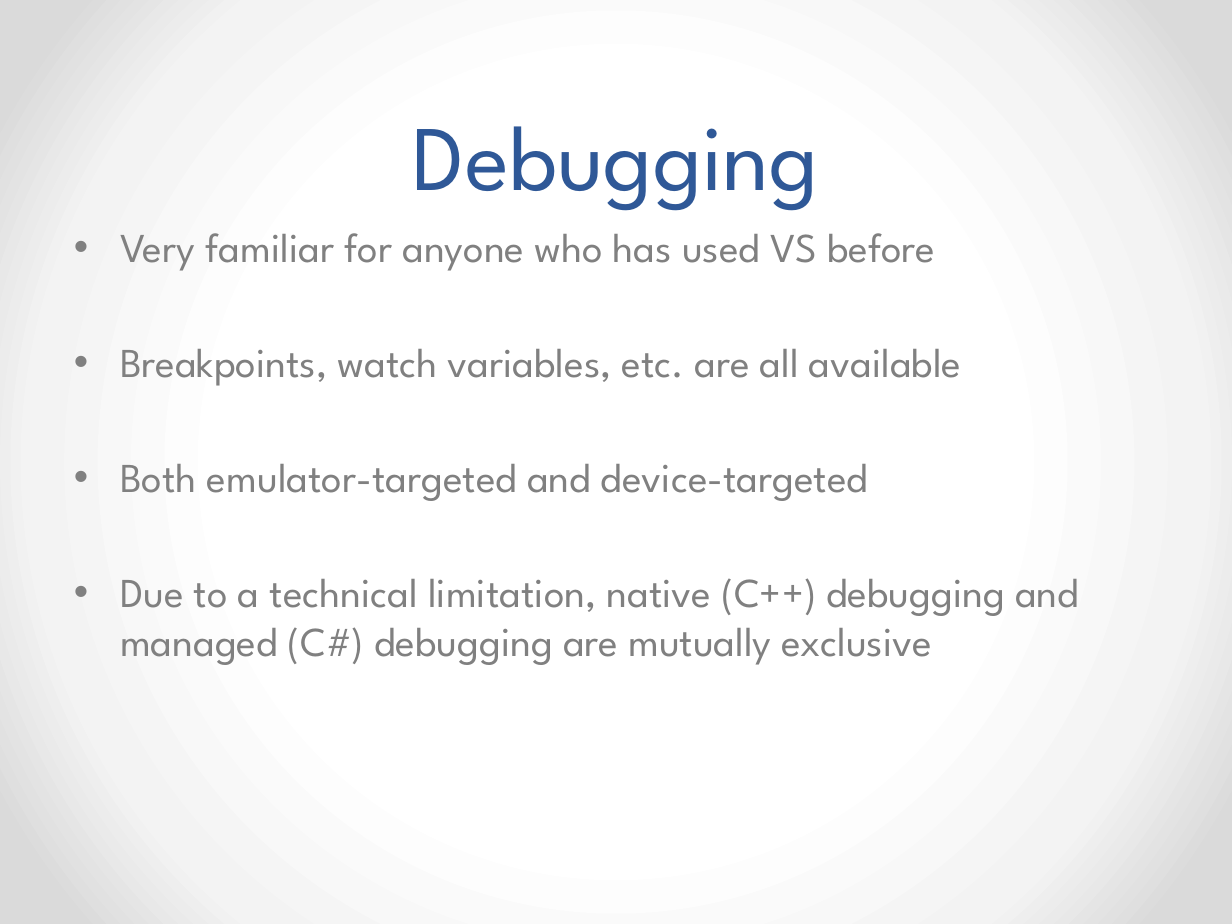
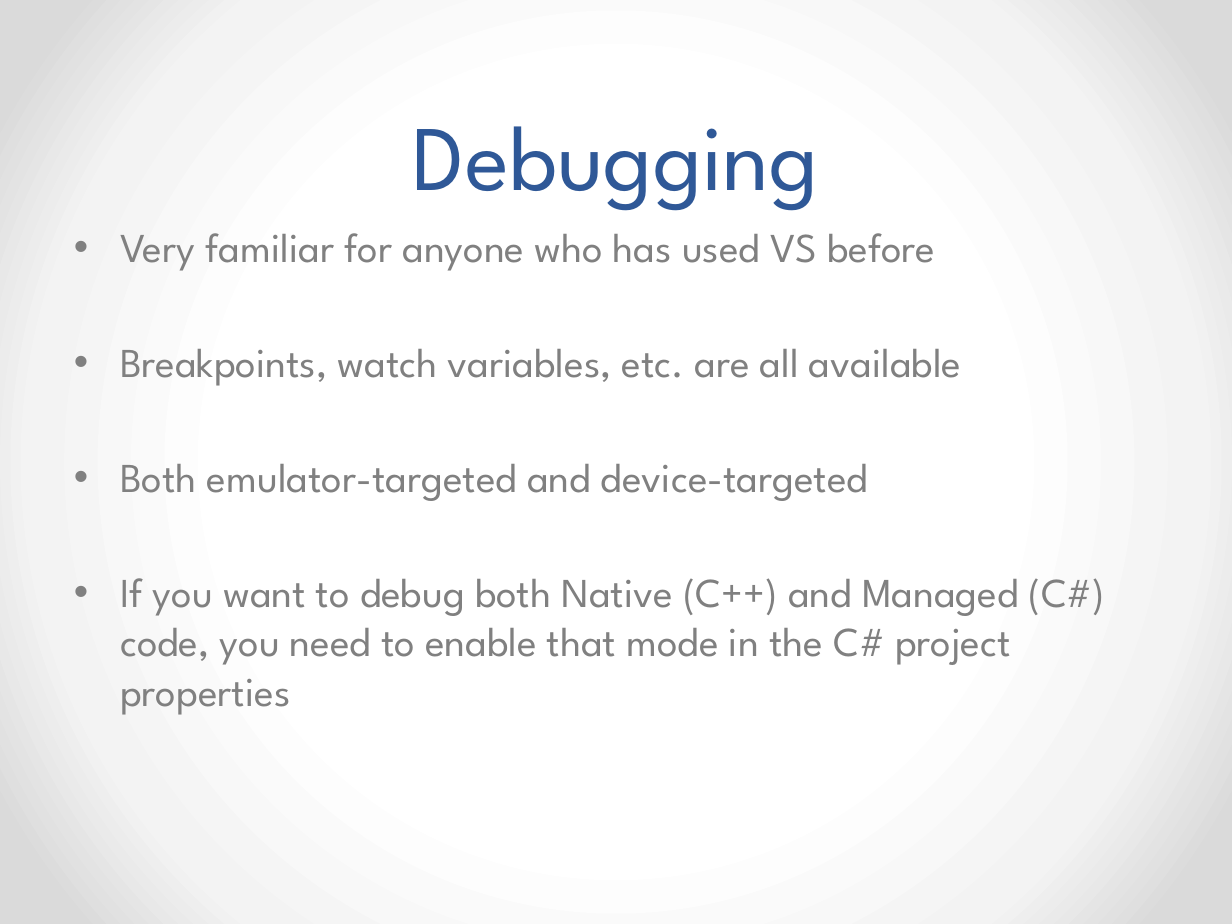
Before and after one commit to EE590-Winter2015/Materials, a slide deck: slide 41 of Week 1/Week 1.pptx. Drawn at 1232x924 pixels with LibreOffice and Linux fonts; fonts in the diff are those of the drawing. Boxes give left, top, right and bottom in pixels: in the first picture for what was removed or moved away, otherwise in the second. Text is boxed around its words. In the diff, an @@ line names an element or a change of style, - is before the commit and + after.

Commit message:
Update slides

```diff
--- a/Week 1/Week 1.pptx
+++ b/Week 1/Week 1.pptx
@@ text at (x1=120, y1=578, x2=1106, y2=715): text changed @@
-• Due to a technical limitation, native (C++) debugging and managed (C#) debugging are mutually exclusive
+• If you want to debug both Native (C++) and Managed (C#) code, you need to enable that mode in the C# project properties
```
Also in this commit, not shown: 1 other slide changed, 1 slide removed.
